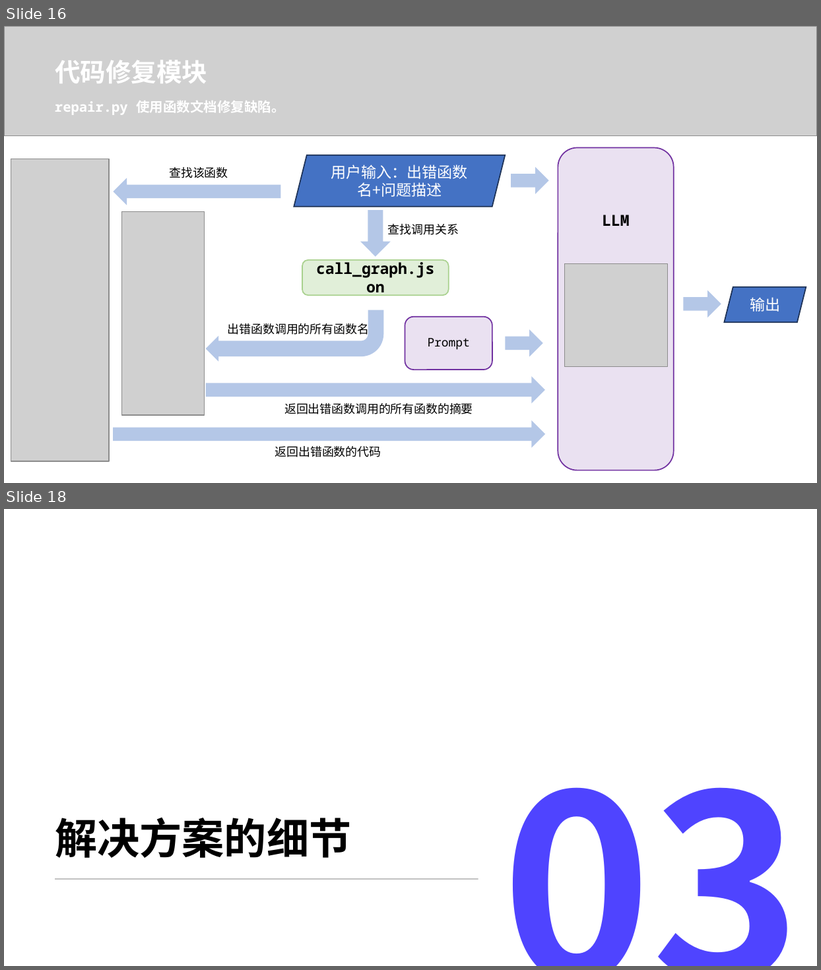
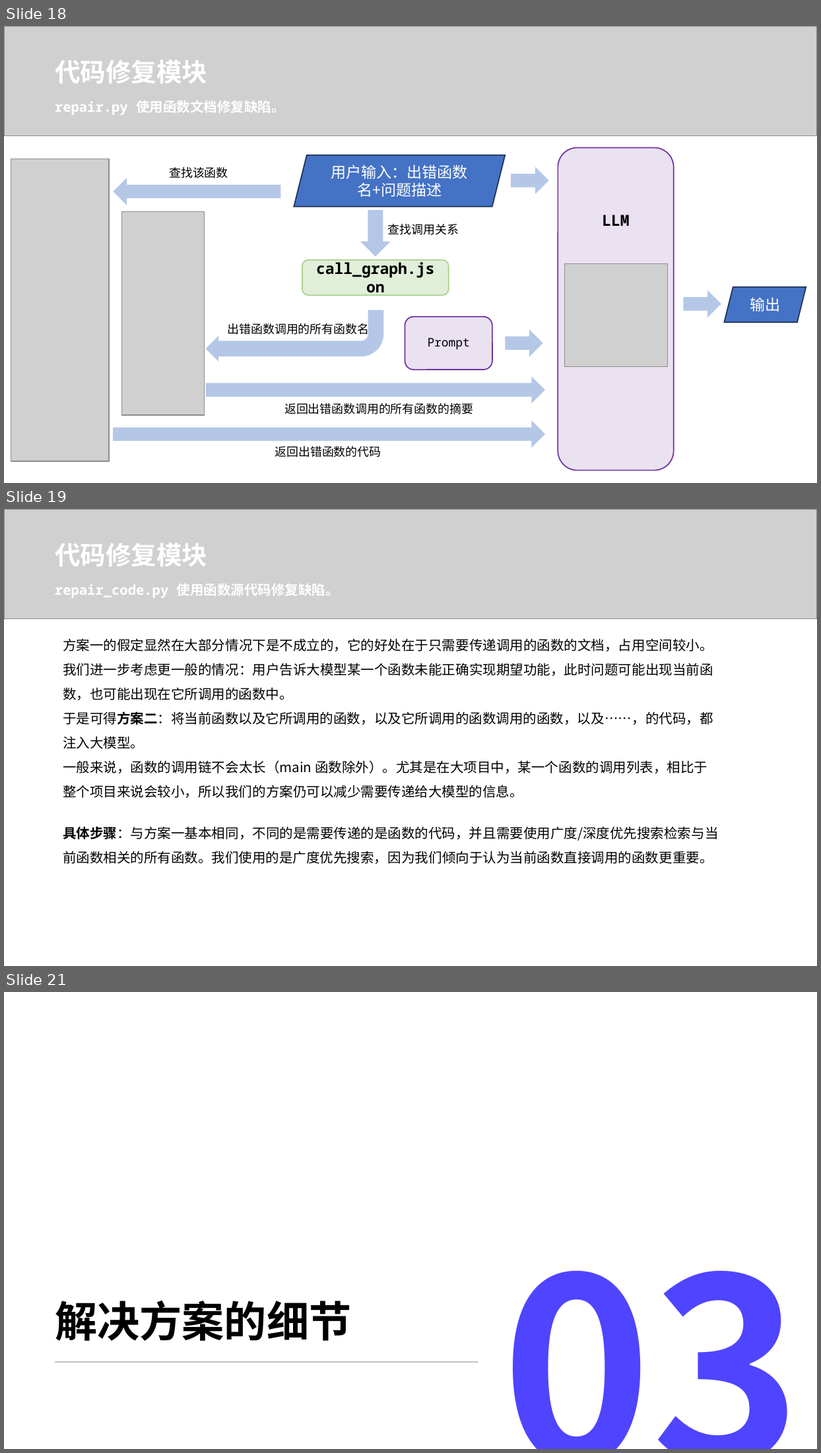
Before and after one commit to Zhenyu-Bo/Code-Assistant, a slide deck: report/LLM辅助的程序缺陷检测与修复.pptx. Shown one above the other, each under a label of ours: slides 16 and 18 before the commit, slides 18, 19 and 21 after it; the slides between them are not shown. The pictures are 821x970 and 821x1453 pixels, drawn with LibreOffice and Linux fonts; fonts in the diff are those of the drawing; grey boxes stand for pictures; background and template pictures are left out. Boxes give left, top, right and bottom in pixels: in the first picture for what was removed or moved away, otherwise in the second. Text is boxed around its words. In the diff, an @@ line names an element or a change of style, - is before the commit and + after.

```diff
--- a/report/LLM辅助的程序缺陷检测与修复.pptx
+++ b/report/LLM辅助的程序缺陷检测与修复.pptx
@@ slide 19 added at (4, 509, 817, 966), background #FFFFFF @@
@@ picture added at (4, 509, 817, 619) @@
@@ text added at (55, 543, 207, 566), 22.5 pt, text #FFFFFF, bold @@
+代码修复模块
@@ text added at (55, 584, 339, 598), 12 pt, text #FFFFFF, bold @@
+repair_code.py 使用函数源代码修复缺陷。
@@ text added at (63, 638, 714, 798), 12 pt, text #000000 @@
+方案一的假定显然在大部分情况下是不成立的，它的好处在于只需要传递调用的函数的文档，占用空间较小。
+我们进一步考虑更一般的情况：用户告诉大模型某一个函数未能正确实现期望功能，此时问题可能出现当前函数，也可能出现在它所调用的函数中。
+于是可得方案二：将当前函数以及它所调用的函数，以及它所调用的函数调用的函数，以及……，的代码，都注入大模型。
+一般来说，函数的调用链不会太长（main 函数除外）。尤其是在大项目中，某一个函数的调用列表，相比于整个项目来说会较小，所以我们的方案仍可以减少需要传递给大模型的信息。
@@ text added at (63, 826, 718, 864), 12 pt, text #000000 @@
+具体步骤：与方案一基本相同，不同的是需要传递的是函数的代码，并且需要使用广度/深度优先搜索检索与当前函数相关的所有函数。我们使用的是广度优先搜索，因为我们倾向于认为当前函数直接调用的函数更重要。
@@ what was slide 16 is now slide 18 @@
@@ what was slide 18 is now slide 21 @@
```
Also in this commit, not shown: 2 slides changed, 4 other slides added.
